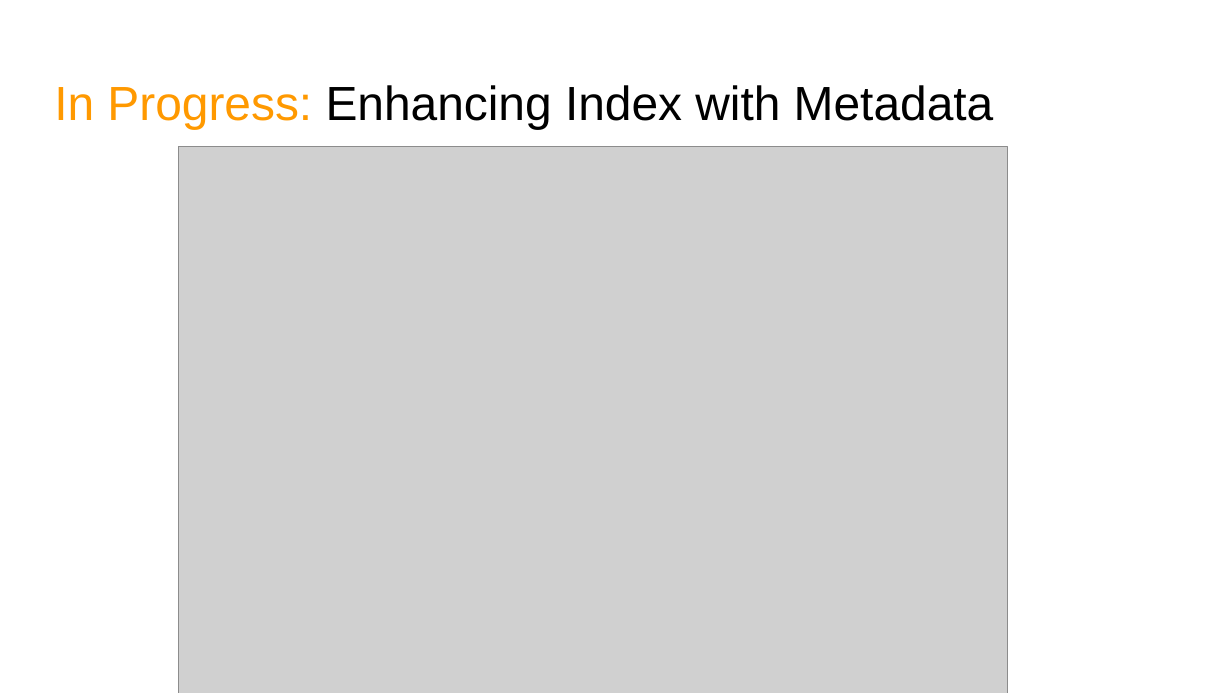
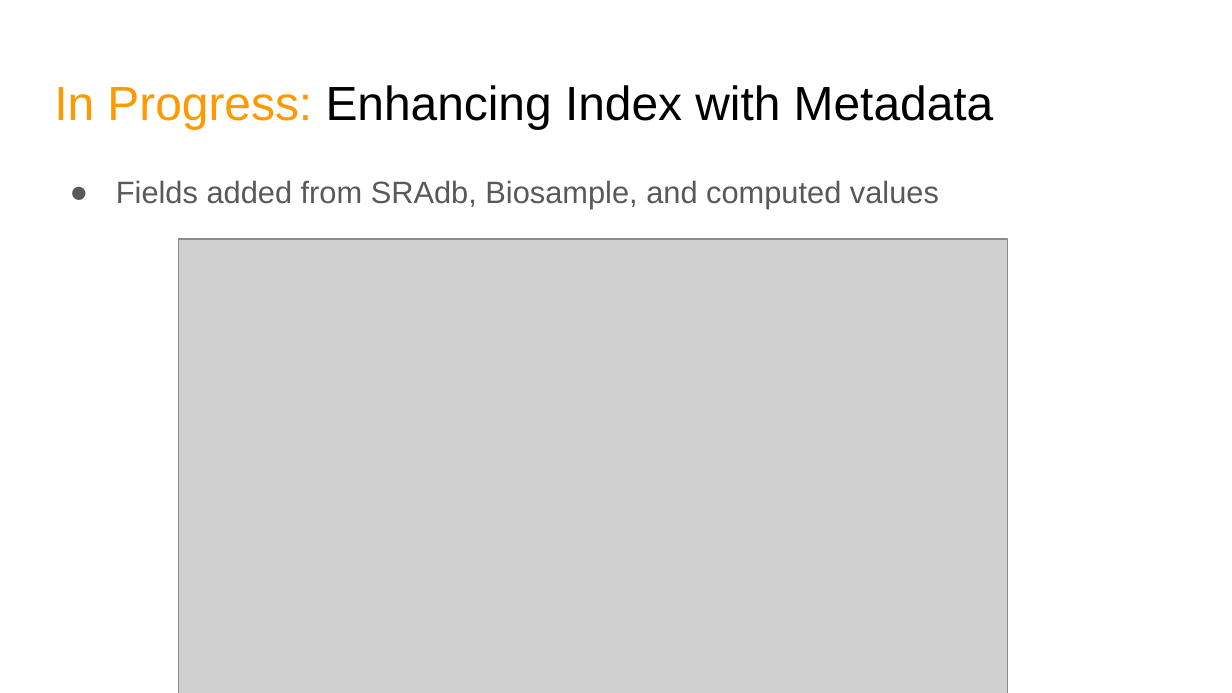
Before and after one commit to NCBI-Hackathons/Generating-a-Fungal-Index-for-the-SRA, a slide deck: slide 7 of presentations/Fungal Index - Final Team Report (2019-04-16).pptx. Drawn at 1232x693 pixels with LibreOffice and Linux fonts; fonts in the diff are those of the drawing; grey boxes stand for pictures. Boxes give left, top, right and bottom in pixels: in the first picture for what was removed or moved away, otherwise in the second. Text is boxed around its words. In the diff, an @@ line names an element or a change of style, - is before the commit and + after.

```diff
--- a/presentations/Fungal Index - Final Team Report (2019-04-16).pptx
+++ b/presentations/Fungal Index - Final Team Report (2019-04-16).pptx
@@ text added at <box>116,180,939,209</box>, 18 pt, text #595959 @@
+● Fields added from SRAdb, Biosample, and computed values
@@ picture: place and size @@
-picture at <box>179,147,1008,693</box>
+picture at <box>179,239,1008,693</box>
```
Also in this commit, not shown: 1 other slide changed.
